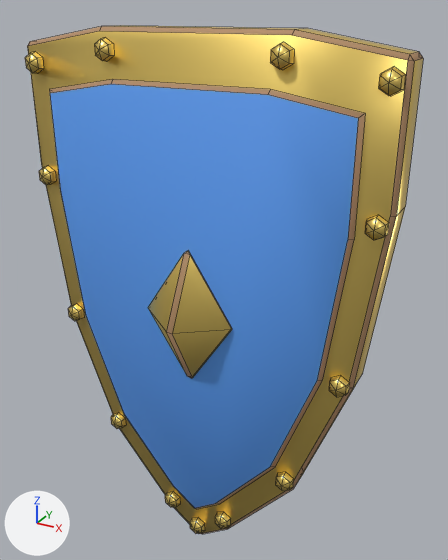
Before and after pictures for a commit that changed the FBX model Prototype/SwarmGame/Assets/SwarmPrototype/Resources/SwarmModels/Shield_Gilded_Tall.fbx.
Before and after are seen from a 50 mm camera at (1.506, -1.109, 2.4) aimed at (0.961, -0.118, 1.904). Arrows for +X, +Y and +Z are at lower left; the lights stay in place. The older version comes first. Mesh edges are drawn as thin lines. Vertices at exactly the same position are counted once.

Objects in the first picture: 'Shield_Gilded_Tall'.
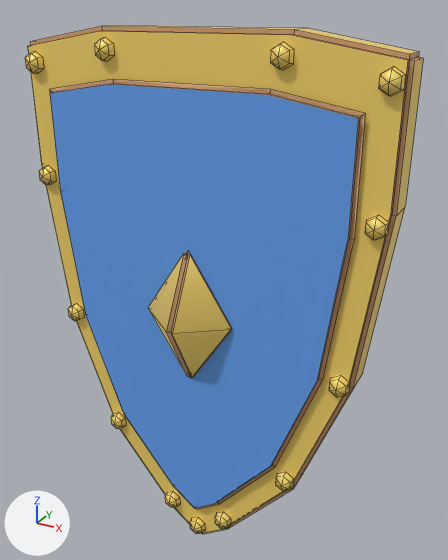
Pixel boxes [x1, y1, x2, y2] of what changed, in the pictures (448 x 560 px):
'Shield_Gilded_Tall', surface changed, reshaped: [25, 26, 423, 534] in both
part 1 of me_shield_gilded_tall, cut back: before [28, 26, 423, 534]; after [30, 26, 423, 534]

What the commit changed:
In material 'Metal_Gold' (mat_metal_gold), metallic goes from 0.9 to 0.15.
me_shield_gilded_tall is used by ob_shield_gilded_tall; location (0.0, 0.0, 0.0).
me_shield_gilded_tall had 378 vertices, 353 faces and spanned x 0.58..1.3, y -0.285..-0.045, z 1.294..2.37.
me_shield_gilded_tall now has 483 vertices, 446 faces and spans x 0.58..1.3, y -0.285..-0.045, z 1.294..2.37.
Part 1, on me_shield_gilded_tall:
135 faces are deleted.
19 vertices are added at x 0.588..1.293, y -0.281..-0.137, z 1.73..2.363.
30 new vertices lie (0.0, 0.008, 0.0) away from vertices in x 0.587..1.292, y -0.2..-0.115, z 1.299..2.334.
23 new vertices lie (0.0, -0.008, 0.0) away from vertices in x 0.587..1.264, y -0.13..-0.045, z 1.299..2.334.
20 new vertices lie (0.0, -0.007, 0.0) away from vertices in x 0.627..1.292, y -0.2..-0.13, z 1.346..2.278.
13 new vertices lie (0.0, 0.007, 0.0) away from vertices in x 0.645..1.235, y -0.215, z 1.387..2.278.
228 new faces join them, mat_leather_brown (brown #d1a273).
